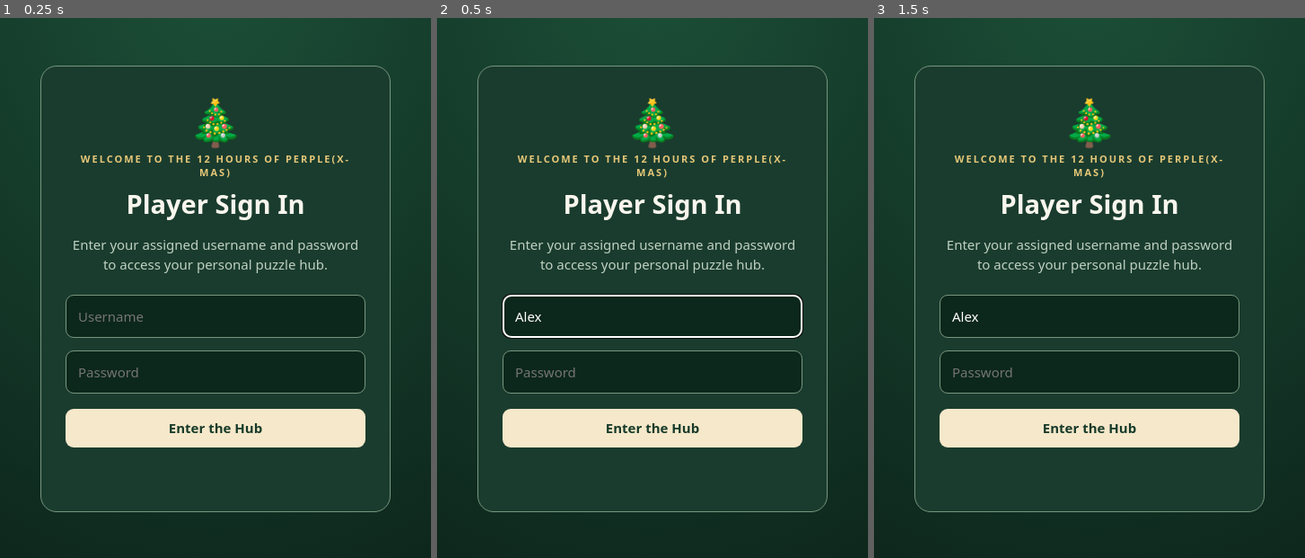
Above: before the commit, frames 1-3 (left to right).
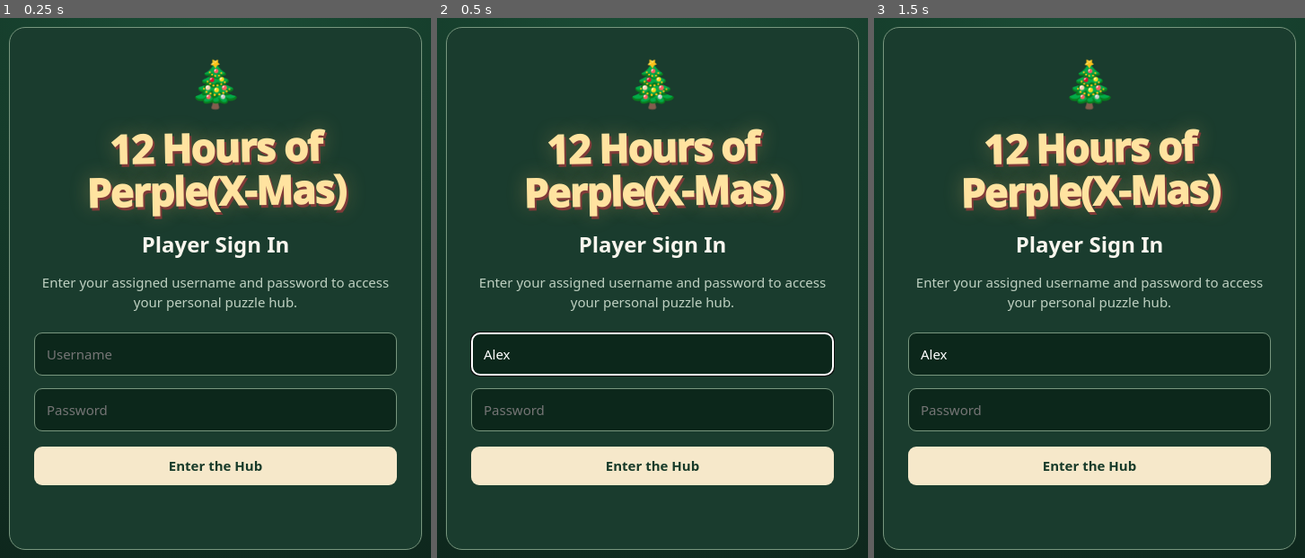
Above: after the commit, the same moments.

Repository: duckfool/christmas-puzzle-hub
Game: browser game, page home.html
The game is run twice, just before and just after one commit, with the same random seed, the same clock (stepped at 60 frames per second) and the same inputs.
Inputs (mouse positions are in pixels of both pictures, inside the frame that each line leads up to; where the layout moved, square brackets give the same spot in the first picture):
- Up to frame 1 (0.25 s): no input
- Up to frame 2 (0.5 s): click (652, 352) [652, 315] at 0.27 s; type "Alex" at 0.27 s
- Up to frame 3 (1.5 s): click "Enter the Hub" at 0.52 s; click "Enter the Hub" at 1.27 s

The runs differ from the first frame. In frame 1, 22% of the frame differs, in the area x 2-98%, y 1-99%; in frame 2, 22%; in frame 3, 22%.

Commit message:
Give login event title a larger playful Christmas style

Diff:
--- a/home.html
+++ b/home.html
@@ -2,7 +2,7 @@
 <html lang="en"><head><meta charset="utf-8"><meta name="viewport" content="width=device-width,initial-scale=1"><meta name="theme-color" content="#102a22"><title>Christmas Puzzle Hub</title>
 <style>
 :root{color-scheme:dark;--bg:#0e261e;--panel:#1b3c30;--line:#416a51;--cream:#f6e8ca;--muted:#bfd1c2;--gold:#e7c879}*[hi …(3119 unchanged characters)…
-.login-screen{position:fixed;inset:0;z-index:20;background:r …(751 unchanged characters)… 78967e;border-radius:14px;color:#bfd1c2}</style></head><body><section id="loginScreen" class="login-screen"><div class="login-box"><div style="font-size:50px">🎄</div><div class="eyebrow">Welcome to the 12 Hours of Perple(X-Mas)</div><h1>Playe …(662 unchanged characters)…
+.login-screen{position:fixed;inset:0;z-index:20;background:r …(751 unchanged characters)… 78967e;border-radius:14px;color:#bfd1c2}.event-title{font-family:"Trebuchet MS","Arial Rounded MT Bold",system-ui,sans-serif;font-size:clamp(30px,8vw,44px);font-weight:1000;letter-spacing:-1.2px;line-height:1.1;color:#ffe3a0;text-shadow:2px 3px 0 #803a38,0 0 22px #e8b96655;margin:14px 0 18px;transform:rotate(-1deg)}.login-box{max-width:460px}.login-box h1{font-size:24px}</style></head><body><section id="loginScreen" class="login-screen"><div class="login-box"><div style="font-size:50px">🎄</div><div class="event-title">12 Hours of Perple(X-Mas)</div><h1>Playe …(662 unchanged characters)…
 <section class="hero"><div class="eyebrow">The Christmas Adventure</div><h1>Every clue brings<br>you closer.</h1><p>Welcome to mission control. Explore the puzzles, track your discoveries, and work together to unravel the Christmas mystery.</p></section>
 <section class="summary" aria-label="Puzzle overview"><div class="stat"><strong id="availableCount">1</strong><span>Ava …(205 unchanged characters)…
 <section><h2>Puzzle directory</h2><p class="sectionnote">New challenges will unlock here as the adventure unfolds.</p><div class="grid" id="puzzleGrid">
